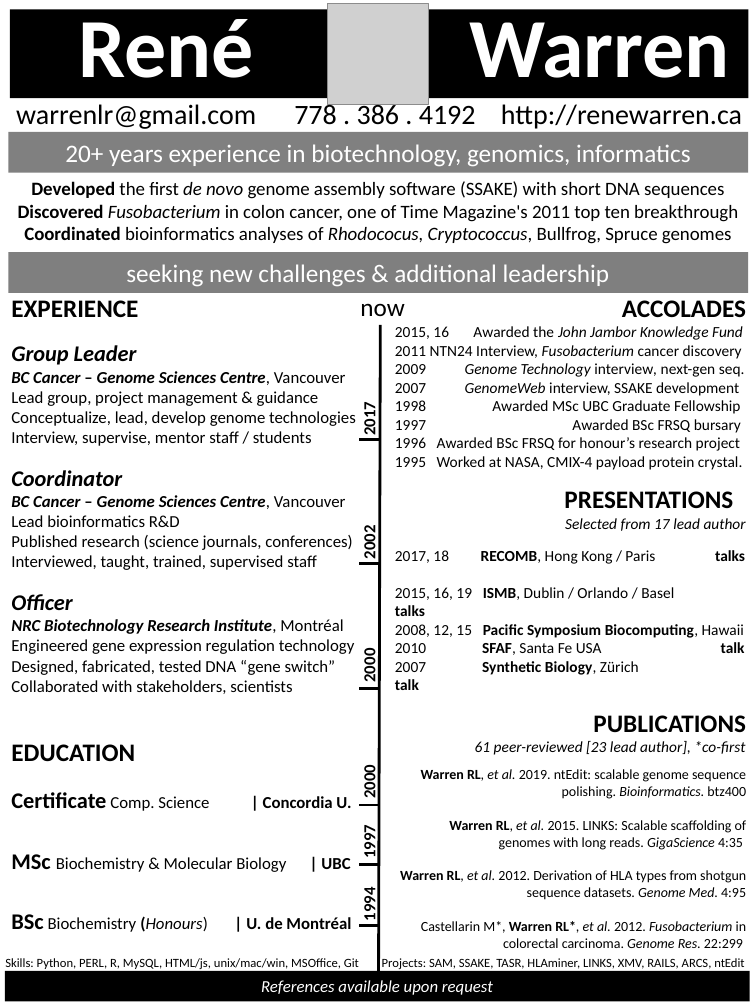
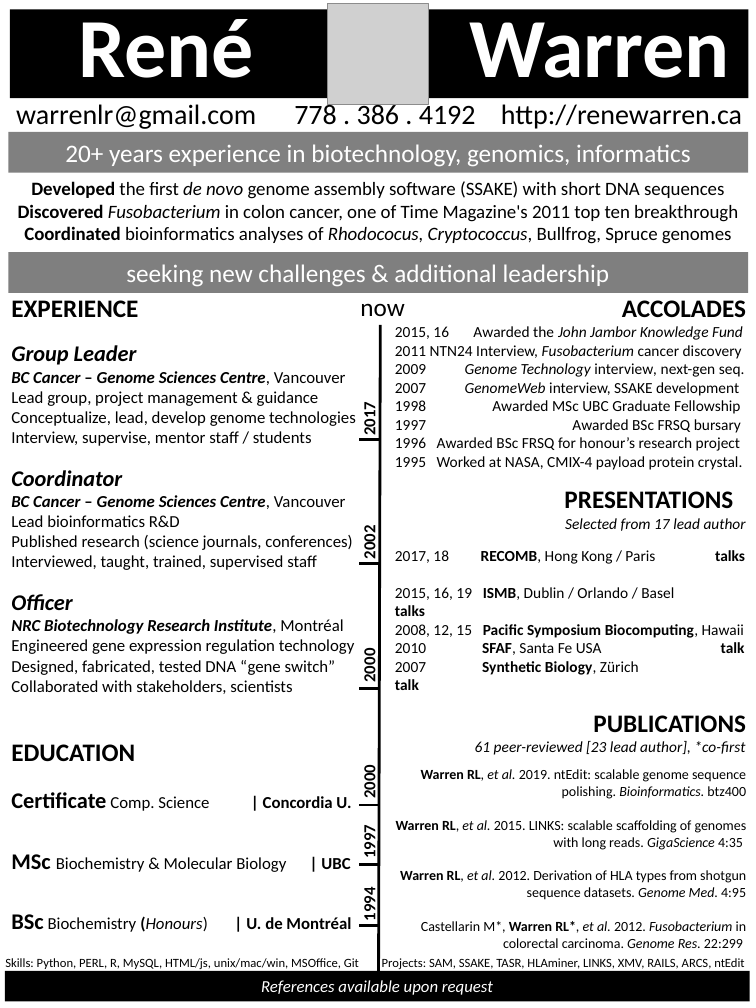
Before and after one commit to warrenlr/warrenlr.github.io, a slide deck: slide 1 of cv/CV_RWARREN_PPT.pptx. Drawn at 756x1008 pixels with LibreOffice and Linux fonts; fonts in the diff are those of the drawing; grey boxes stand for pictures. Boxes give left, top, right and bottom in pixels: in the first picture for what was removed or moved away, otherwise in the second. Text is boxed around its words. In the diff, an @@ line names an element or a change of style, - is before the commit and + after.

```diff
--- a/cv/CV_RWARREN_PPT.pptx
+++ b/cv/CV_RWARREN_PPT.pptx
@@ text at bbox=[396, 820, 747, 850]: text changed @@
-Warren RL, et al. 2015. LINKS: Scalable scaffolding of genomes with long reads. GigaScience 4:35
+Warren RL, et al. 2015. LINKS: scalable scaffolding of genomes with long reads. GigaScience 4:35
```
Also in this commit, not shown: 1 other file.
